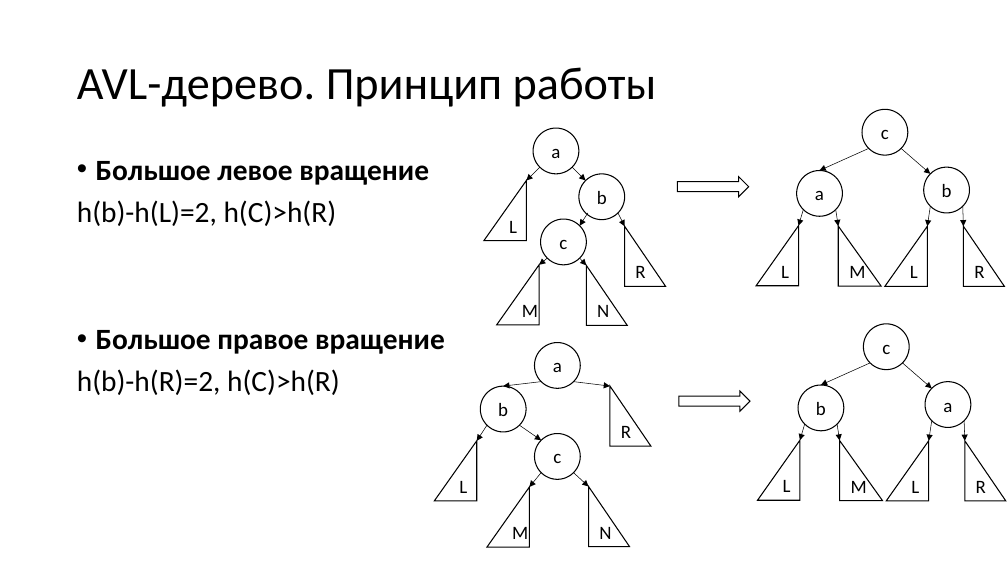
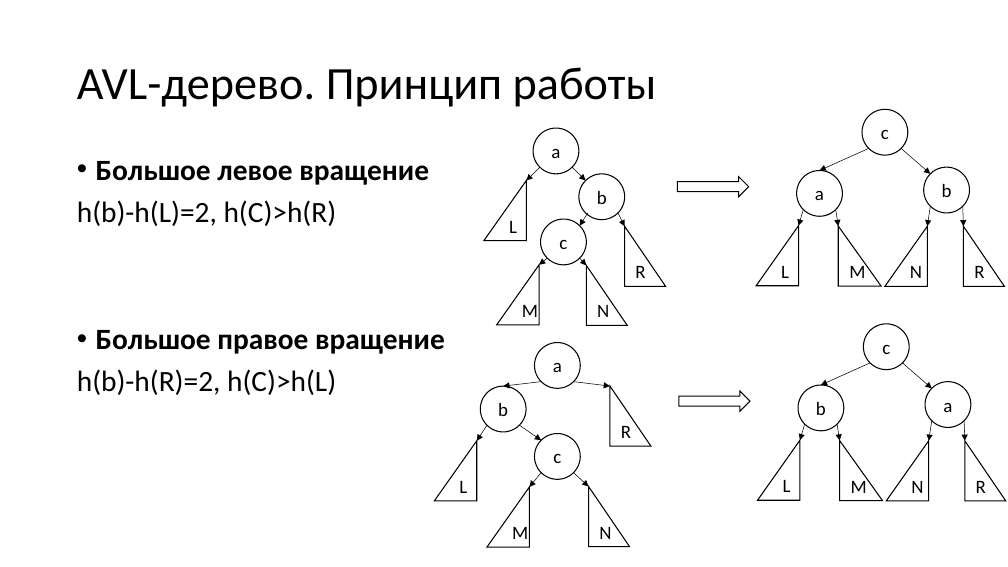
Before and after one commit to tolltech/ulearn-additional, a slide deck: slide 25 of avl-дерево/AVL-деревья.pptx. Drawn at 1008x567 pixels with LibreOffice and Linux fonts; fonts in the diff are those of the drawing. Boxes give left, top, right and bottom in pixels: in the first picture for what was removed or moved away, otherwise in the second. Text is boxed around its words. In the diff, an @@ line names an element or a change of style, - is before the commit and + after.

```diff
--- a/avl-дерево/AVL-деревья.pptx
+++ b/avl-дерево/AVL-деревья.pptx
@@ text in right triangle at [910,266,922,278]: text changed @@
-L
+N
@@ text at [77,369,336,395]: text changed @@
-h(b)-h(R)=2, h(C)>h(R)
+h(b)-h(R)=2, h(C)>h(L)
@@ text in right triangle at [911,481,923,493]: text changed @@
-L
+N
```
Also in this commit, not shown: 1 other slide changed.
